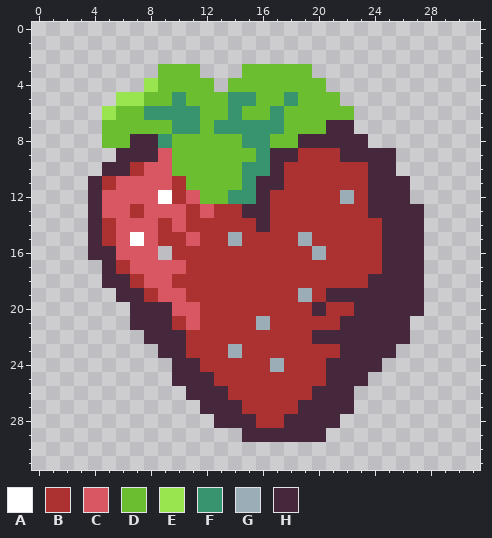
A pixel-art file gets an edit: strawberry_heart.aseprite. Above is the file before it was changed.
32x32 pixels, 1 frame.
Palette (. is transparent): A #ffffff  B #ac3232  C #d95763  D #6abe30  E #99e550  F #37946e  G #9badb7  H #45283c
Pixels before, first column x 4:
 3 .....DDD...DDDDD........
 4 ....EDDDD.DDDDDDD.......
 5 ..EEDDFDDDFFDDFDDD......
 6 .EDDFFFFDDFDDFDDDDD.....
 7 .DDDDDFFDFFFFFDDDHH.....
 8 .DDHHFDDDDDFFDDHHHHH....
 9 ..HHHCDDDDDDFHHBBBHHHH..
10 .HHBCCDDDDDFFHBBBBBBHH..
11 HBCCCCBDDDDFHHBBBBBBHHH.
12 HCCCCABCDDFFHBBBBBGBHHH.
13 HCCBCCCBCBBHHBBBBBBBHHHH
14 HBCCCBCBBBBBHBBBBBBBBHHH
15 HBCACBBCBBGBBBBGBBBBBHHH
16 HHCCC.BBBBBBBBBBGBBBBHHH
17 .HBCCCCBBBBBBBBBBBBBBHHH
18 .HHBCCBBBBBBBBBBBBBBHHHH
19 ..HHBCCBBBBBBBBGBHHHHHHH
20 ...HHHCCBBBBBBBBHBBHHHHH
21 ...HHHBCBBBBGBBBBBHHHHH.
22 ....HHHBBBBBBBBBHHHHHHH.
23 .....HHBBBGBBBBBBBHHHH..
24 ......HHBBBBBGBBBHHHH...
25 ......HHHBBBBBBBBHHH....
26 .......HHHBBBBBBHHH.....
27 ........HHHBBBBHHHH.....
28 .........HHHBBHHHH......
29 ...........HHHHHH.......
After the commit:
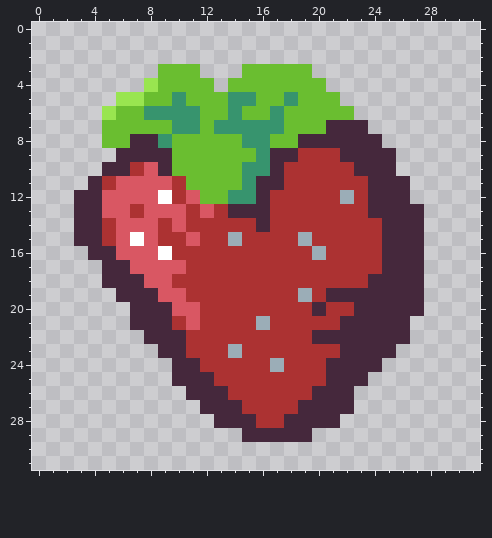
Edits made:
There is now colour A in row 16 at x 9.
There is now colour H in row 7 at x 23; in row 8 at x 24; in rows 12 to 15 at x 3.
The edit turns colour B into colour H in row 10 at x 23; in row 13 at x 14; in row 17 at x 6; in row 18 at x 7; in row 19 at x 8.
The edit turns colour C into colour H in rows 9 to 10 at x 9.
The author cleared colour H in row 29 at x 20.
